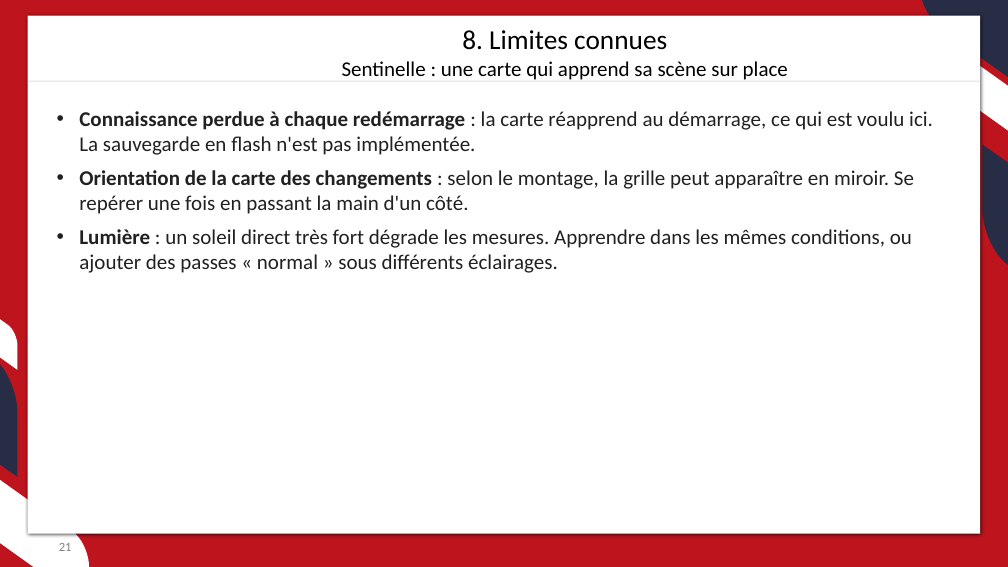
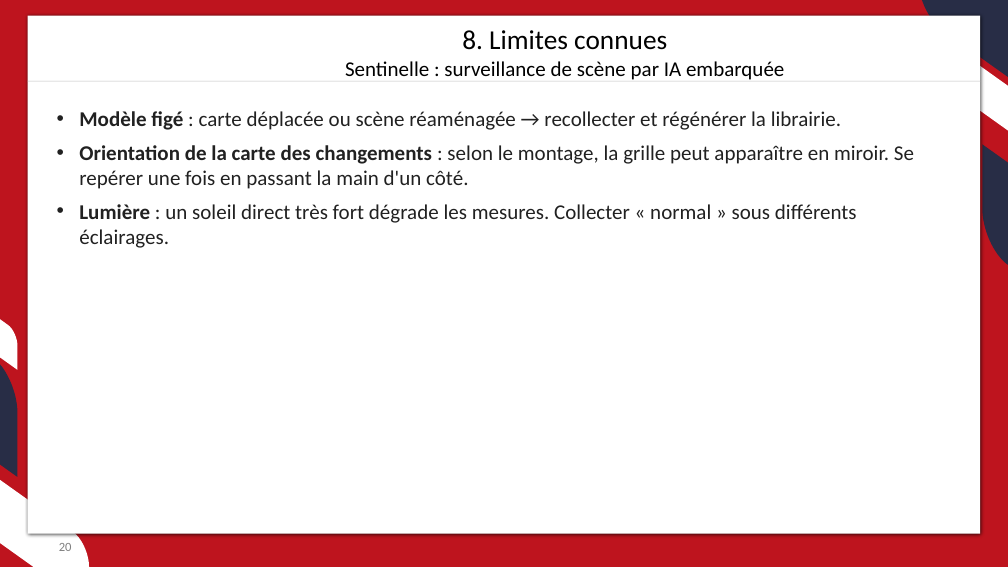
Before and after one commit to JC-Toussaint/ST_Phelma_Hackathon, a slide deck: slide 20 of sentinelle/sentinelle.pptx (slide 21 before the commit). Drawn at 1008x567 pixels with LibreOffice and Linux fonts; fonts in the diff are those of the drawing; background and template pictures are left out. Boxes give left, top, right and bottom in pixels: in the first picture for what was removed or moved away, otherwise in the second. Text is boxed around its words. In the diff, an @@ line names an element or a change of style, - is before the commit and + after.

```diff
--- a/sentinelle/sentinelle.pptx
+++ b/sentinelle/sentinelle.pptx
@@ text at [345,61,784,80]: text changed @@
-Sentinelle : une carte qui apprend sa scène sur place
+Sentinelle : surveillance de scène par IA embarquée
@@ text at [79,111,841,130]: text changed @@
-• Connaissance perdue à chaque redémarrage : la carte réapprend au démarrage, ce qui est voulu ici. La sauvegarde en flash n'est pas implémentée.
+• Modèle figé : carte déplacée ou scène réaménagée → recollecter et régénérer la librairie.
@@ text at [79,204,857,248]: text changed @@
-• Lumière : un soleil direct très fort dégrade les mesures. Apprendre dans les mêmes conditions, ou ajouter des passes « normal » sous différents éclairages.
+• Lumière : un soleil direct très fort dégrade les mesures. Collecter « normal » sous différents éclairages.
@@ page number at [59,543,72,551]: text changed @@
-21
+20
```
Also in this commit, not shown: 20 other slides changed, 1 slide added, 1 slide removed, 8 other files.
